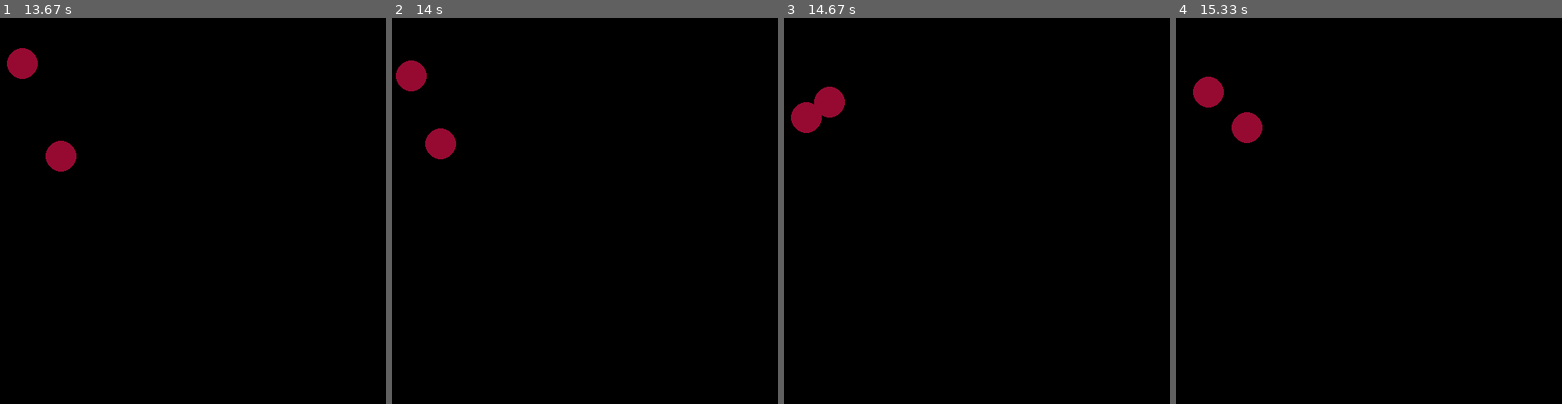
Above: before the commit, frames 1-4 (left to right).
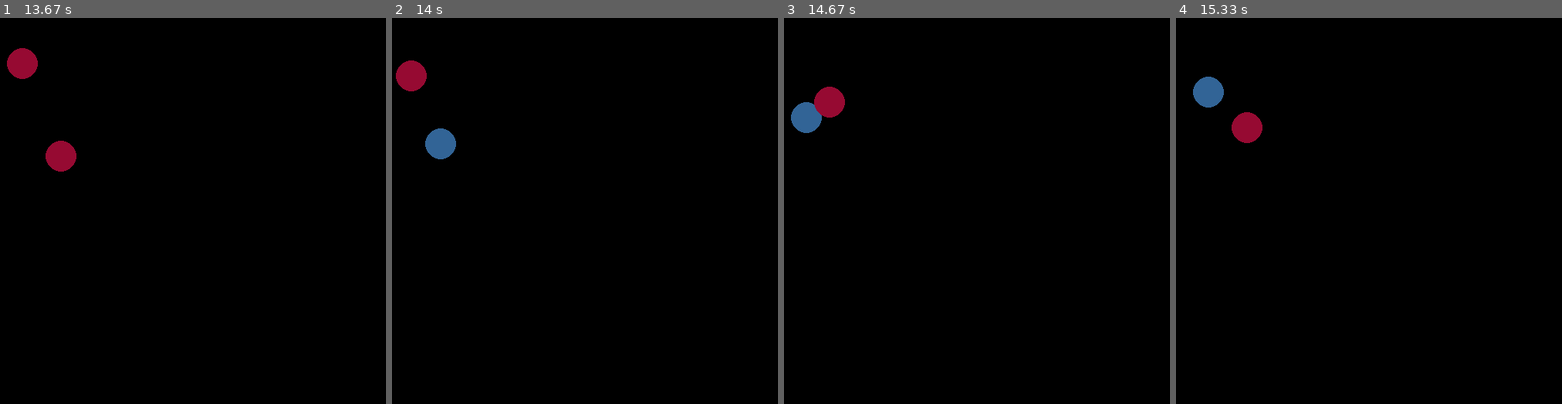
Above: after the commit, the same moments.

Repository: AndreyAD1/mipt_course
Game: pygame game, started from lesson_20_oop/ex_3_balls_with_oop.py
Two runs of this game, one before a commit and one after it. Both use one fixed random seed, a clock stepped at 60 frames per second and the inputs below.
Inputs (mouse positions are in pixels of both pictures, inside the frame that each line leads up to):
- Up to frame 1 (13.67 s): press the mouse at (100, 129) at 0.37 s; move the mouse to (92, 129) at 0.47 s; release the mouse at (88, 129) at 0.6 s
- Up to frame 2 (14 s): click (446, 141) at 13.72 s
- Up to frame 3 (14.67 s): no input
- Up to frame 4 (15.33 s): no input

Frame 1 is identical in both runs. In frame 2, 0.5% of the frame differs, in the area x 8-17%, y 28-37%; in frame 3, 0.5%; in frame 4, 0.5%.

Commit message:
Add the possibility to change a ball color by a click.

Diff:
--- a/lesson_20_oop/ex_3_balls_with_oop.py
+++ b/lesson_20_oop/ex_3_balls_with_oop.py
@@ -1,4 +1,4 @@
-from typing import List
+from typing import List, Tuple
 import sys
 
 import pygame
@@ -30,22 +30,15 @@
         self.color = (150, 10, 50)
         self.radius = 20
         self.velocity = Vector(50, 50)
+        self.possible_colors = [(150, 10, 50), (50, 100, 150)]
 
     def get_new_coordinates(self, dt: float):
         self.coords += self.velocity * dt
 
-    def change_direction_if_reach_a_wall(self, max_x: int, max_y: int):
-        x_border_reached = (
-                self.coords.x < self.radius or
-                self.coords.x > max_x - self.radius
-        )
-        y_border_reached = (
-                self.coords.y < self.radius or
-                self.coords.y > max_y - self.radius
-        )
-        if x_border_reached:
+    def change_direction_after_collision(self, x_border, y_border):
+        if x_border:
             self.velocity.x = -self.velocity.x
-        if y_border_reached:
+        if y_border:
             self.velocity.y = -self.velocity.y
 
     def render(self, canvas):
@@ -55,6 +48,41 @@
             self.coords.get_int_coords(),
             self.radius
         )
+
+    @property
+    def x(self):
+        return self.coords.x
+
+    @property
+    def y(self):
+        return self.coords.y
+
+    @property
+    def left_edge(self):
+        return self.x - self.radius
+
+    @property
+    def right_edge(self):
+        return self.x + self.radius
+
+    @property
+    def upper_edge(self):
+        return self.y - self.radius
+
+    @property
+    def lower_edge(self):
+        return self.y + self.radius
+
+    def click_is_on_the_ball(self, click_coords: Tuple[int]):
+        hit_by_x = self.left_edge < click_coords[0] < self.right_edge
+        hit_by_y = self.upper_edge < click_coords[1] < self.lower_edge
+        return hit_by_x and hit_by_y
+
+    def change_color(self):
+        initial_color = self.color
+        self.possible_colors.remove(self.color)
+        self.color = self.possible_colors[0]
+        self.possible_colors.append(initial_color)
 
 
 def start_game(
@@ -68,15 +96,29 @@
     clock = pygame.time.Clock()
 
     while True:
+        click_position = ()
         dt = clock.tick(50) / 1000.0
 
         for event in pygame.event.get():
             if event.type == pygame.QUIT:
                 sys.exit()
+            if event.type == pygame.MOUSEBUTTONUP:
+                click_position = event.pos
 
         for ball in balls:
             ball.get_new_coordinates(dt)
-            ball.change_direction_if_reach_a_wall(display_width, display_height)
+            x_border_reached = (
+                    ball.left_edge < 0 or ball.right_edge > display_width
+            )
+            y_border_reached = (
+                    ball.upper_edge < 0 or ball.lower_edge > display_height
+            )
+            ball.change_direction_after_collision(
+                x_border_reached,
+                y_border_reached
+            )
+            if click_position and ball.click_is_on_the_ball(click_position):
+                ball.change_color()
 
         screen.fill((0, 0, 0))
 
